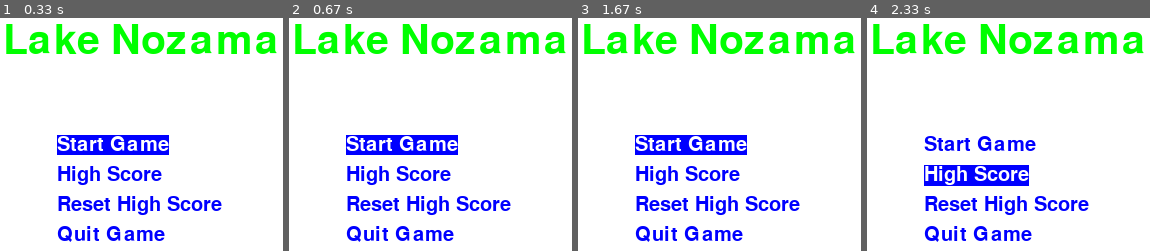
Above: before the commit, frames 1-4 (left to right).
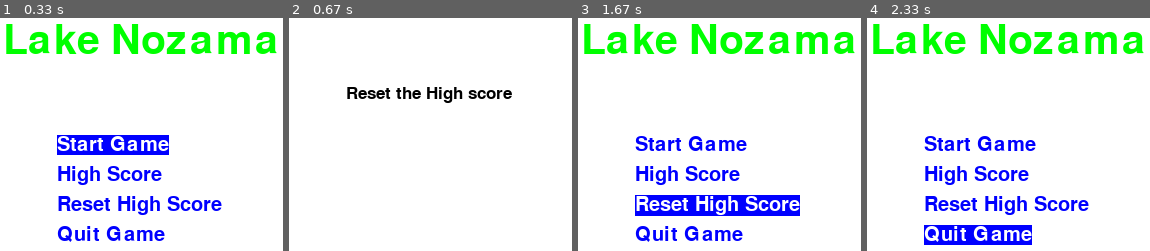
Above: after the commit, the same moments.

Repository: SumuduKMadushanka/Lake_Nozama_pygame_Game
Game: pygame game, started from Lake_Nozama.py
The game is run twice, just before and just after one commit, with the same random seed, the same clock (stepped at 60 frames per second) and the same inputs.
Inputs (mouse positions are in pixels of both pictures, inside the frame that each line leads up to):
- Up to frame 1 (0.33 s): no input
- Up to frame 2 (0.67 s): click "Start Game" at 0.38 s
- Up to frame 3 (1.67 s): hold Right 1.17-1.63 s; move the mouse to (outside the picture) at 1.2 s
- Up to frame 4 (2.33 s): hold Down 1.67-2.13 s; hold Up from 2.17 s (still down)

Frame 1 is identical in both runs. In frame 2, 14% of the frame differs, in the area x 2-98%, y 2-97%; in frame 3, 8.5%; in frame 4, 6.5%.

Commit message:
Add select by mouse feture to game main menu

Diff:
--- a/Lake_Nozama.py
+++ b/Lake_Nozama.py
@@ -58,6 +58,32 @@
                     elif select_item == 2:
                         reset_high_score()
                         break
+            elif event.type == pygame.MOUSEMOTION:
+                m_pos = pygame.mouse.get_pos()
+                m_pos_x = m_pos[0]
+                m_pos_y = m_pos[1]
+                if (m_pos_x > 215) and (m_pos_x < 385):
+                    i = (m_pos_y - 275)//30
+                    if i >= 0 and i < len(item_list):
+                        select_item = i
+                break
+            elif event.type == pygame.MOUSEBUTTONDOWN:
+                m_clicked = pygame.mouse.get_pressed()
+                if m_clicked == (1, 0, 0):
+                    m_pos = pygame.mouse.get_pos()
+                    m_pos_x = m_pos[0]
+                    m_pos_y = m_pos[1]
+                    if (m_pos_x > 215) and (m_pos_x < 385) and (m_pos_y > 275) and (m_pos_y < (275 + len(item_list) * 30)):
+                        if select_item == (len(item_list) - 1):
+                            game_over = True
+                        elif select_item == 0:
+                            game_loop(len_x, len_y, block_size, clock)
+                        elif select_item == 1:
+                            high_score()
+                            break
+                        elif select_item == 2:
+                            reset_high_score()
+                break
         pygame.event.clear()
 
     quit_display()
--- a/high_score.json
+++ b/high_score.json
@@ -1,6 +1,6 @@
 {
     "high score": [
-        0,
+        56,
         0,
         0,
         0,
